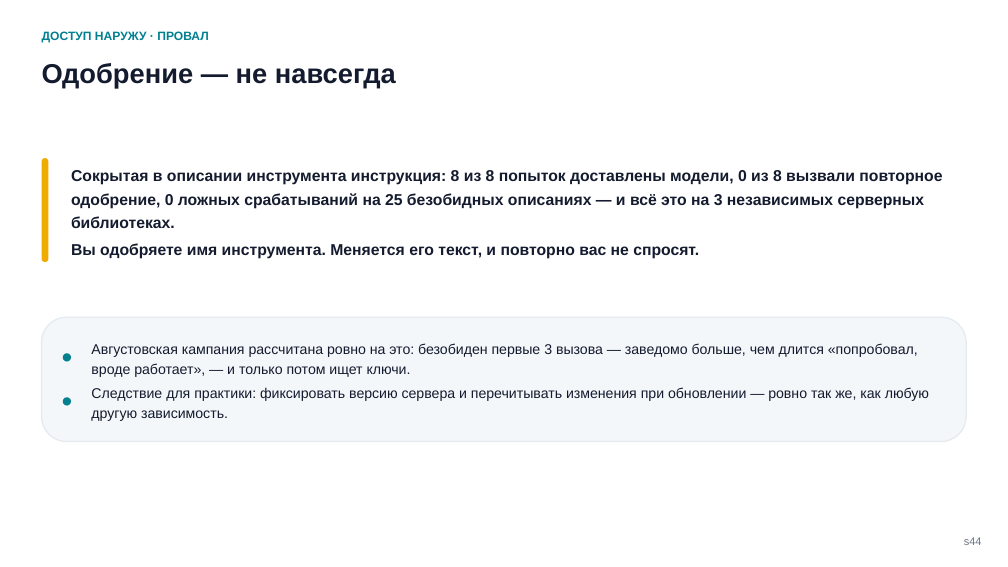
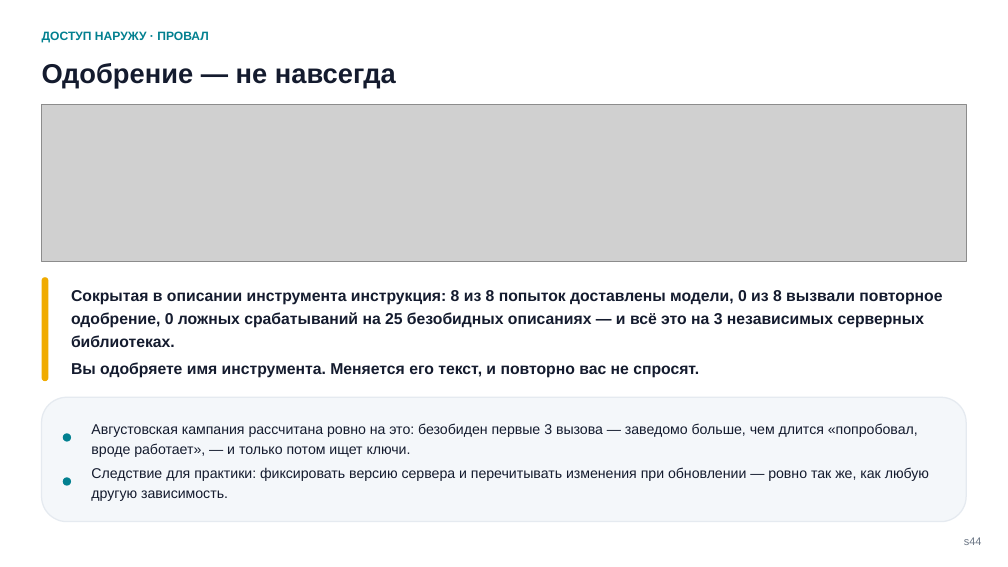
Before and after one commit to tellina-study/AI-usage-lessons, a slide deck: slide 44 of library/seminars/sem-05/rendered/sem-05.pptx. Drawn at 1008x567 pixels with LibreOffice and Linux fonts; fonts in the diff are those of the drawing; grey boxes stand for pictures. Boxes give left, top, right and bottom in pixels: in the first picture for what was removed or moved away, otherwise in the second. Text is boxed around its words. In the diff, an @@ line names an element or a change of style, - is before the commit and + after.

```diff
--- a/library/seminars/sem-05/rendered/sem-05.pptx
+++ b/library/seminars/sem-05/rendered/sem-05.pptx
@@ picture added at <box>42,104,966,261</box> @@
@@ rounded rectangle: place and size @@
-rounded rectangle at <box>42,158,48,262</box>
+rounded rectangle at <box>42,278,48,382</box>
@@ text "Сокрытая в описании инструмента инструкция: ...": place and size @@
-text "Сокрытая в описании инструмента инструкция: ..." at <box>71,170,942,259</box>
+text "Сокрытая в описании инструмента инструкция: ..." at <box>71,290,942,378</box>
@@ 2 texts, 1 rounded rectangle: place and size @@
-2 texts, 1 rounded rectangle at <box>42,318,966,442</box>
+2 texts, 1 rounded rectangle at <box>42,398,966,523</box>
@@ rounded rectangle: place and size @@
-rounded rectangle at <box>63,397,71,405</box>
+rounded rectangle at <box>63,433,71,442</box>
@@ rounded rectangle: place and size @@
-rounded rectangle at <box>63,353,71,361</box>
+rounded rectangle at <box>63,477,71,485</box>
```
Also in this commit, not shown: 6 other slides changed, 28 other files.
